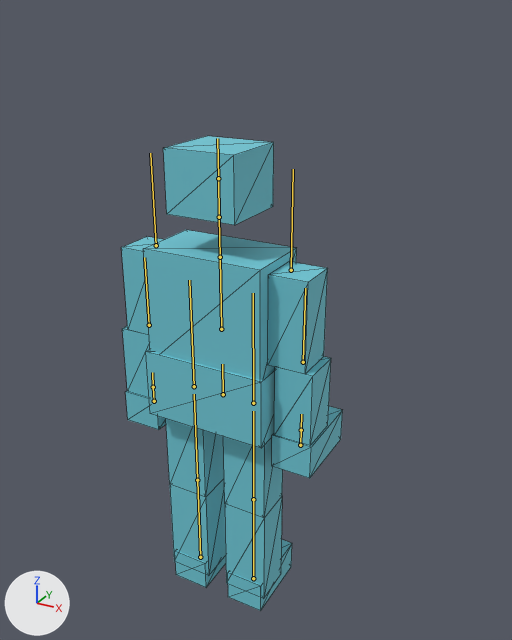
Renders of the glTF model samples/sandbox3d/content/models/walker.gltf from each side of a commit.
The view is the same before and after, from a 50 mm lens placed at (1.134, -1.826, 2.073), pointed at (0.024, 0.191, 1.065). Every picture has the same lights, and +X, +Y and +Z are marked at lower left. The older version comes first. The bones that bend it are drawn over the model as lines. Mesh edges are drawn as thin lines.

The first picture shows 'Walker'.
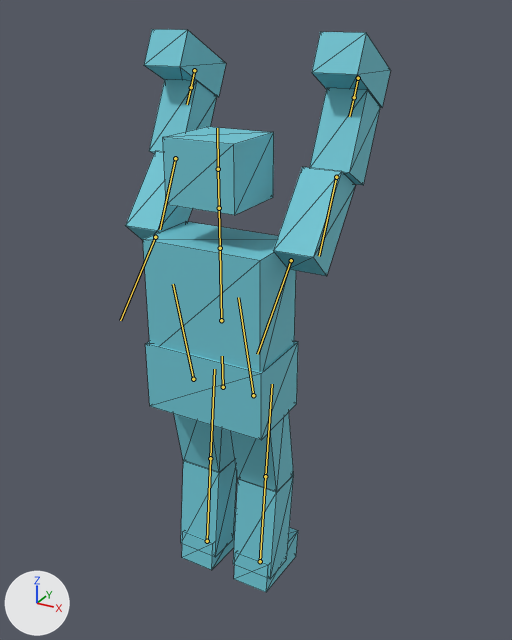
The newer file adds an action. The first version stands in its rest pose; the second is drawn at frame 11 of the action 'jump'.

What changed in the scene script:
```text
Change bone_pelvis:
    where bone_pelvis = bpy.data.objects['Armature'].pose.bones['pelvis']
    bone_pelvis.location: (0.0, 0.0, 0.0) -> (0.0, 0.029, 0.0)
Change bone_shoulder_l:
    where bone_shoulder_l = bpy.data.objects['Armature'].pose.bones['shoulder.L']  # child of 'chest'
    bone_shoulder_l.rotation_quaternion: (1.0, 0.0, 0.0, 0.0) -> (0.369, 0.929, 0.0, 0.0)  # degrees (0, 0, 0) -> degrees (137, 0, 0)
Change bone_elbow_l:
    where bone_elbow_l = bpy.data.objects['Armature'].pose.bones['elbow.L']  # child of 'shoulder.L'
    bone_elbow_l.rotation_quaternion: (1.0, 0.0, 0.0, 0.0) -> (0.989, 0.149, 0.0, 0.0)  # degrees (0, 0, 0) -> degrees (17, 0, 0)
Change bone_shoulder_r:
    where bone_shoulder_r = bpy.data.objects['Armature'].pose.bones['shoulder.R']  # child of 'chest'
    bone_shoulder_r.rotation_quaternion: (1.0, 0.0, 0.0, 0.0) -> (0.369, 0.929, 0.0, 0.0)  # degrees (0, 0, 0) -> degrees (137, 0, 0)
Change bone_elbow_r:
    where bone_elbow_r = bpy.data.objects['Armature'].pose.bones['elbow.R']  # child of 'shoulder.R'
    bone_elbow_r.rotation_quaternion: (1.0, 0.0, 0.0, 0.0) -> (0.989, 0.149, 0.0, 0.0)  # degrees (0, 0, 0) -> degrees (17, 0, 0)
Change bone_hip_l:
    where bone_hip_l = bpy.data.objects['Armature'].pose.bones['hip.L']  # child of 'pelvis'
    bone_hip_l.rotation_quaternion: (1.0, 0.0, 0.0, 0.0) -> (0.991, 0.117, 0.0, 0.0)  # degrees (0, 0, 0) -> degrees (13, 0, 0)
Change bone_knee_l:
    where bone_knee_l = bpy.data.objects['Armature'].pose.bones['knee.L']  # child of 'hip.L'
    bone_knee_l.rotation_quaternion: (1.0, 0.0, 0.0, 0.0) -> (0.98, -0.175, 0.0, 0.0)  # degrees (0, 0, 0) -> degrees (-20, 0, 0)
Change bone_hip_r:
    where bone_hip_r = bpy.data.objects['Armature'].pose.bones['hip.R']  # child of 'pelvis'
    bone_hip_r.rotation_quaternion: (1.0, 0.0, 0.0, 0.0) -> (0.991, 0.117, 0.0, 0.0)  # degrees (0, 0, 0) -> degrees (13, 0, 0)
Change bone_knee_r:
    where bone_knee_r = bpy.data.objects['Armature'].pose.bones['knee.R']  # child of 'hip.R'
    bone_knee_r.rotation_quaternion: (1.0, 0.0, 0.0, 0.0) -> (0.98, -0.175, 0.0, 0.0)  # degrees (0, 0, 0) -> degrees (-20, 0, 0)
```

Pixel boxes (x1, y1, x2, y2) of what changed, in the pictures (512 x 640 px):
'Walker', posed (20% wider, 18% taller): before (121, 136, 343, 611); after (125, 29, 391, 592)
bone 'pelvis', root to tip: before (223, 394) to (222, 364); after (223, 387) to (222, 356)
bone 'shoulder.L', root to tip: before (156, 245) to (150, 153); after (155, 237) to (120, 320)
bone 'elbow.L', root to tip: before (149, 325) to (144, 257); after (175, 158) to (160, 229)
bone 'shoulder.R', root to tip: before (291, 270) to (293, 169); after (291, 260) to (257, 354)
bone 'elbow.R', root to tip: before (303, 362) to (305, 288); after (336, 177) to (319, 256)
bone 'hip.L', root to tip: before (194, 386) to (189, 280); after (193, 379) to (173, 284)
bone 'knee.L', root to tip: before (197, 480) to (194, 394); after (210, 458) to (214, 369)
bone 'hip.R', root to tip: before (253, 403) to (253, 293); after (253, 395) to (238, 297)
bone 'knee.R', root to tip: before (253, 499) to (253, 411); after (265, 476) to (272, 384)
